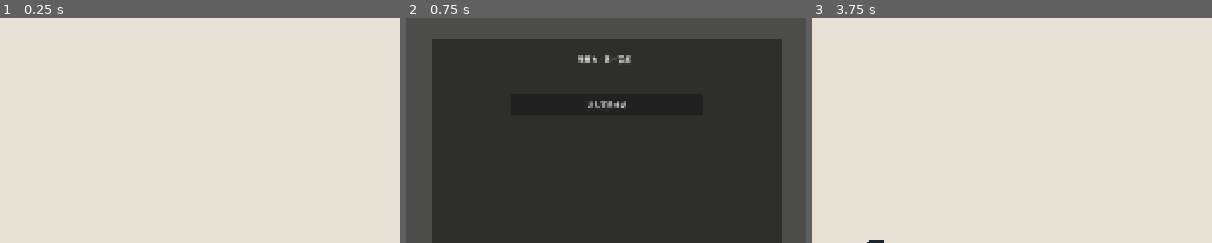
Above: before the commit, frames 1-3 (left to right).
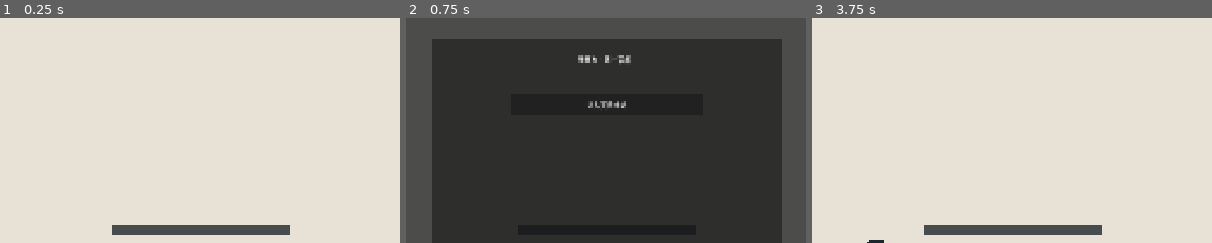
Above: after the commit, the same moments.

Repository: IcecreamDemon/twelve-zodiac-godot-demo
Game: Godot game, scene res://scenes/boot/main.tscn
Two runs of this game, one before a commit and one after it. Both use one fixed random seed, a clock stepped at 60 frames per second and the inputs below.
Inputs (mouse positions are % of the whole screen's width and height, from its top left):
- Up to frame 1 (0.25 s): no input
- Up to frame 2 (0.75 s): click "继续" at 0.5 s
- Up to frame 3 (3.75 s): click "进入天兵哨站" at 1.25 s; tap Enter at 2 s; move the mouse to (72, 45) at 2.02 s; hold D (move_right) 2.03-2.75 s; tap F (burrow) at 2.1, 3.6 s; click (72, 45) at 2.17 s; tap Space (jump) at 2.27, 3.5 s; drag from (30, 55) to (50, 85) at 2.77 s; move the mouse to (60, 28) at 3.52 s; hold D (move_right) from 3.53 s (still down)
The pictures show only the part of the screen within x 25-75%, y 19-69%; the shares and areas given below are measured in that part.

The runs differ from the first frame. In frame 1, 2.0% of the frame differs, in the area x 28-73%, y 92-97%; in frame 2, less than 0.1%; in frame 3, 2.0%.

Commit message:
feat: add attack motion and one-way platform

Diff:
--- a/resources/attacks/short_blade/short_counter_1.tres
+++ b/resources/attacks/short_blade/short_counter_1.tres
@@ -13,6 +13,7 @@
 hitbox_offset = Vector2(48, -44)
 hitbox_size = Vector2(72, 54)
 knockback = Vector2(70, 0)
+forward_motion_speed = 25.0
 hitstun_frames = 8
 shi_gain_on_hit = 8.0
 screen_shake_strength = 0.12
--- a/resources/attacks/short_blade/short_counter_2.tres
+++ b/resources/attacks/short_blade/short_counter_2.tres
@@ -13,6 +13,7 @@
 hitbox_offset = Vector2(40, -48)
 hitbox_size = Vector2(72, 54)
 knockback = Vector2(70, 0)
+forward_motion_speed = 25.0
 hitstun_frames = 8
 shi_gain_on_hit = 8.0
 screen_shake_strength = 0.12
--- a/resources/attacks/short_blade/short_counter_3.tres
+++ b/resources/attacks/short_blade/short_counter_3.tres
@@ -12,6 +12,7 @@
 hitbox_offset = Vector2(54, -42)
 hitbox_size = Vector2(72, 54)
 knockback = Vector2(70, 0)
+forward_motion_speed = 25.0
 hitstun_frames = 8
 shi_gain_on_hit = 8.0
 screen_shake_strength = 0.12
--- a/resources/attacks/short_blade/short_forward.tres
+++ b/resources/attacks/short_blade/short_forward.tres
@@ -14,6 +14,7 @@
 hitbox_offset = Vector2(62, -42)
 hitbox_size = Vector2(92, 56)
 knockback = Vector2(180, 0)
+forward_motion_speed = 155.0
 hitstun_frames = 16
 shi_gain_on_hit = 12.0
 shi_cost = 15.0
--- a/resources/attacks/short_blade/short_heavy.tres
+++ b/resources/attacks/short_blade/short_heavy.tres
@@ -15,6 +15,7 @@
 hitbox_offset = Vector2(52, -46)
 hitbox_size = Vector2(90, 64)
 knockback = Vector2(180, -80)
+forward_motion_speed = 85.0
 hitstun_frames = 18
 knockdown_frames = 30
 reaction_type = 2
--- a/resources/attacks/short_blade/short_l1.tres
+++ b/resources/attacks/short_blade/short_l1.tres
@@ -14,6 +14,7 @@
 hitbox_offset = Vector2(42, -44)
 hitbox_size = Vector2(66, 52)
 knockback = Vector2(80, 0)
+forward_motion_speed = 38.0
 hitstun_frames = 10
 shi_cost = 8.0
 screen_shake_strength = 0.12
--- a/resources/attacks/short_blade/short_l2.tres
+++ b/resources/attacks/short_blade/short_l2.tres
@@ -13,6 +13,7 @@
 hitbox_offset = Vector2(46, -44)
 hitbox_size = Vector2(72, 54)
 knockback = Vector2(90, 0)
+forward_motion_speed = 32.0
 hitstun_frames = 11
 shi_cost = 8.0
 screen_shake_strength = 0.12
--- a/resources/attacks/short_blade/short_neutral.tres
+++ b/resources/attacks/short_blade/short_neutral.tres
@@ -11,6 +11,7 @@
 posture_damage = 12.0
 hitbox_offset = Vector2(48, -44)
 hitbox_size = Vector2(78, 56)
+forward_motion_speed = 70.0
 hitstun_frames = 14
 shi_gain_on_hit = 12.0
 shi_cost = 12.0
--- a/resources/attacks/short_blade/short_switch.tres
+++ b/resources/attacks/short_blade/short_switch.tres
@@ -13,6 +13,7 @@
 hitbox_offset = Vector2(38, -44)
 hitbox_size = Vector2(62, 50)
 knockback = Vector2(70, 0)
+forward_motion_speed = 55.0
 hitstun_frames = 9
 shi_gain_on_hit = 8.0
 shi_cost = 8.0
--- a/resources/attacks/short_blade/short_up.tres
+++ b/resources/attacks/short_blade/short_up.tres
@@ -14,6 +14,7 @@
 hitbox_size = Vector2(68, 76)
 knockback = Vector2(90, -380)
 launch_velocity = Vector2(110, -430)
+forward_motion_speed = 35.0
 hitstun_frames = 20
 reaction_type = 1
 juggle_cost = 1
--- a/resources/attacks/spear/spear_counter.tres
+++ b/resources/attacks/spear/spear_counter.tres
@@ -13,6 +13,7 @@
 hitbox_offset = Vector2(92, -42)
 hitbox_size = Vector2(72, 54)
 knockback = Vector2(70, 0)
+forward_motion_speed = 25.0
 hitstun_frames = 8
 shi_gain_on_hit = 8.0
 screen_shake_strength = 0.12
--- a/resources/attacks/spear/spear_forward.tres
+++ b/resources/attacks/spear/spear_forward.tres
@@ -14,6 +14,7 @@
 hitbox_offset = Vector2(108, -42)
 hitbox_size = Vector2(150, 54)
 knockback = Vector2(230, 0)
+forward_motion_speed = 155.0
 hitstun_frames = 18
 shi_gain_on_hit = 12.0
 shi_cost = 15.0
--- a/resources/attacks/spear/spear_heavy.tres
+++ b/resources/attacks/spear/spear_heavy.tres
@@ -15,6 +15,7 @@
 hitbox_offset = Vector2(92, -42)
 hitbox_size = Vector2(142, 58)
 knockback = Vector2(230, -70)
+forward_motion_speed = 85.0
 hitstun_frames = 20
 knockdown_frames = 32
 reaction_type = 2
--- a/resources/attacks/spear/spear_l1.tres
+++ b/resources/attacks/spear/spear_l1.tres
@@ -12,5 +12,6 @@
 hitbox_offset = Vector2(68, -42)
 hitbox_size = Vector2(104, 48)
 knockback = Vector2(110, 0)
+forward_motion_speed = 38.0
 shi_cost = 8.0
 screen_shake_strength = 0.12
--- a/resources/attacks/spear/spear_l2.tres
+++ b/resources/attacks/spear/spear_l2.tres
@@ -13,6 +13,7 @@
 posture_damage = 11.0
 hitbox_offset = Vector2(76, -42)
 hitbox_size = Vector2(116, 50)
+forward_motion_speed = 32.0
 hitstun_frames = 13
 shi_cost = 8.0
 screen_shake_strength = 0.12
--- a/resources/attacks/spear/spear_neutral.tres
+++ b/resources/attacks/spear/spear_neutral.tres
@@ -14,6 +14,7 @@
 hitbox_offset = Vector2(90, -42)
 hitbox_size = Vector2(132, 52)
 knockback = Vector2(150, 0)
+forward_motion_speed = 70.0
 hitstun_frames = 15
 shi_gain_on_hit = 12.0
 shi_cost = 12.0
--- a/resources/attacks/spear/spear_switch.tres
+++ b/resources/attacks/spear/spear_switch.tres
@@ -12,6 +12,7 @@
 hitbox_offset = Vector2(54, -42)
 hitbox_size = Vector2(88, 50)
 knockback = Vector2(-90, 0)
+forward_motion_speed = 55.0
 hitstun_frames = 10
 shi_gain_on_hit = 8.0
 shi_cost = 8.0
--- a/resources/attacks/spear/spear_up.tres
+++ b/resources/attacks/spear/spear_up.tres
@@ -14,6 +14,7 @@
 hitbox_size = Vector2(94, 92)
 knockback = Vector2(90, -390)
 launch_velocity = Vector2(100, -450)
+forward_motion_speed = 35.0
 hitstun_frames = 22
 reaction_type = 1
 juggle_cost = 1
--- a/resources/weapons/short_blade.tres
+++ b/resources/weapons/short_blade.tres
@@ -73,6 +73,7 @@
 hitbox_offset = Vector2(48, -44)
 hitbox_size = Vector2(72, 54)
 knockback = Vector2(70, 0)
+forward_motion_speed = 25.0
 hitstun_frames = 8
 shi_gain_on_hit = 8.0
 screen_shake_strength = 0.12
@@ -88,6 +89,7 @@
 hitbox_offset = Vector2(40, -48)
 hitbox_size = Vector2(72, 54)
 knockback = Vector2(70, 0)
+forward_motion_speed = 25.0
 hitstun_frames = 8
 shi_gain_on_hit = 8.0
 screen_shake_strength = 0.12
@@ -102,6 +104,7 @@
 hitbox_offset = Vector2(54, -42)
 hitbox_size = Vector2(72, 54)
 knockback = Vector2(70, 0)
+forward_motion_speed = 25.0
 hitstun_frames = 8
 shi_gain_on_hit = 8.0
 screen_shake_strength = 0.12
@@ -118,6 +121,7 @@
 hitbox_offset = Vector2(62, -42)
 hitbox_size = Vector2(92, 56)
 knockback = Vector2(180, 0)
+forward_motion_speed = 155.0
 hitstun_frames = 16
 shi_gain_on_hit = 12.0
 shi_cost = 15.0
@@ -158,6 +162,7 @@
 hitbox_offset = Vector2(52, -46)
 hitbox_size = Vector2(90, 64)
 knockback = Vector2(180, -80)
+forward_motion_speed = 85.0
 hitstun_frames = 18
 knockdown_frames = 30
 reaction_type = 2
@@ -178,6 +183,7 @@
 hitbox_offset = Vector2(42, -44)
 hitbox_size = Vector2(66, 52)
 knockback = Vector2(80, 0)
+forward_motion_speed = 38.0
 hitstun_frames = 10
 shi_cost = 8.0
 screen_shake_strength = 0.12
@@ -193,6 +199,7 @@
 hitbox_offset = Vector2(46, -44)
 hitbox_size = Vector2(72, 54)
 knockback = Vector2(90, 0)
+forward_motion_speed = 32.0
 hitstun_frames = 11
 shi_cost = 8.0
 screen_shake_strength = 0.12
@@ -206,6 +213,7 @@
 posture_damage = 12.0
 hitbox_offset = Vector2(48, -44)
 hitbox_size = Vector2(78, 56)
+forward_motion_speed = 70.0
 hitstun_frames = 14
 shi_gain_on_hit = 12.0
 shi_cost = 12.0
@@ -223,6 +231,7 @@
 hitbox_offset = Vector2(38, -44)
 hitbox_size = Vector2(62, 50)
 knockback = Vector2(70, 0)
+forward_motion_speed = 55.0
 hitstun_frames = 9
 shi_gain_on_hit = 8.0
 shi_cost = 8.0
@@ -240,6 +249,7 @@
 hitbox_size = Vector2(68, 76)
 knockback = Vector2(90, -380)
 launch_velocity = Vector2(110, -430)
+forward_motion_speed = 35.0
 hitstun_frames = 20
 reaction_type = 1
 juggle_cost = 1
--- a/resources/weapons/spear.tres
+++ b/resources/weapons/spear.tres
@@ -72,6 +72,7 @@
 hitbox_offset = Vector2(92, -42)
 hitbox_size = Vector2(72, 54)
 knockback = Vector2(70, 0)
+forward_motion_speed = 25.0
 hitstun_frames = 8
 shi_gain_on_hit = 8.0
 screen_shake_strength = 0.12
@@ -88,6 +89,7 @@
 hitbox_offset = Vector2(108, -42)
 hitbox_size = Vector2(150, 54)
 knockback = Vector2(230, 0)
+forward_motion_speed = 155.0
 hitstun_frames = 18
 shi_gain_on_hit = 12.0
 shi_cost = 15.0
@@ -128,6 +130,7 @@
 hitbox_offset = Vector2(92, -42)
 hitbox_size = Vector2(142, 58)
 knockback = Vector2(230, -70)
+forward_motion_speed = 85.0
 hitstun_frames = 20
 knockdown_frames = 32
 reaction_type = 2
@@ -146,6 +149,7 @@
 hitbox_offset = Vector2(68, -42)
 hitbox_size = Vector2(104, 48)
 knockback = Vector2(110, 0)
+forward_motion_speed = 38.0
 shi_cost = 8.0
 screen_shake_strength = 0.12
 
@@ -160,6 +164,7 @@
 posture_damage = 11.0
 hitbox_offset = Vector2(76, -42)
 hitbox_size = Vector2(116, 50)
+forward_motion_speed = 32.0
 hitstun_frames = 13
 shi_cost = 8.0
 screen_shake_strength = 0.12
@@ -176,6 +181,7 @@
 hitbox_offset = Vector2(90, -42)
 hitbox_size = Vector2(132, 52)
 knockback = Vector2(150, 0)
+forward_motion_speed = 70.0
 hitstun_frames = 15
 shi_gain_on_hit = 12.0
 shi_cost = 12.0
@@ -192,6 +198,7 @@
 hitbox_offset = Vector2(54, -42)
 hitbox_size = Vector2(88, 50)
 knockback = Vector2(-90, 0)
+forward_motion_speed = 55.0
 hitstun_frames = 10
 shi_gain_on_hit = 8.0
 shi_cost = 8.0
@@ -209,6 +216,7 @@
 hitbox_size = Vector2(94, 92)
 knockback = Vector2(90, -390)
 launch_velocity = Vector2(100, -450)
+forward_motion_speed = 35.0
 hitstun_frames = 22
 reaction_type = 1
 juggle_cost = 1
--- a/scenes/flow/demo_flow.tscn
+++ b/scenes/flow/demo_flow.tscn
@@ -9,6 +9,9 @@
 
 [sub_resource type="RectangleShape2D" id="RectangleShape2D_ground"]
 size = Vector2(1920, 120)
+
+[sub_resource type="RectangleShape2D" id="RectangleShape2D_platform"]
+size = Vector2(420, 24)
 
 [node name="DemoFlow" type="Node2D"]
 script = ExtResource("2_flow")
@@ -32,6 +35,19 @@
 [node name="GroundVisual" type="Polygon2D" parent="Ground"]
 polygon = PackedVector2Array(-960, -60, 960, -60, 960, 60, -960, 60)
 color = Color(0.12, 0.14, 0.16, 1)
+
+[node name="Platform" type="StaticBody2D" parent="."]
+position = Vector2(960, 720)
+collision_layer = 1
+collision_mask = 0
+
+[node name="CollisionShape2D" type="CollisionShape2D" parent="Platform"]
+one_way_collision = true
+shape = SubResource("RectangleShape2D_platform")
+
+[node name="PlatformVisual" type="Polygon2D" parent="Platform"]
+polygon = PackedVector2Array(-210, -12, 210, -12, 210, 12, -210, 12)
+color = Color(0.28, 0.3, 0.31, 1)
 
 [node name="BurrowSurface" type="Area2D" parent="."]
 position = Vector2(960, 920)
--- a/scenes/tests/combat_lab.tscn
+++ b/scenes/tests/combat_lab.tscn
@@ -60,6 +60,7 @@
 collision_mask = 0
 
 [node name="CollisionShape2D" type="CollisionShape2D" parent="Platform"]
+one_way_collision = true
 shape = SubResource("RectangleShape2D_platform")
 
 [node name="PlatformVisual" type="Polygon2D" parent="Platform"]
--- a/scripts/actors/player/player_controller.gd
+++ b/scripts/actors/player/player_controller.gd
@@ -249,6 +249,11 @@
 	if attack_mode == ATTACK_AIR_SLAM:
 		velocity.x = move_toward(velocity.x, 0.0, 300.0 * delta)
 		velocity.y = maxf(velocity.y, 520.0)
+	elif (
+		current_attack_data.forward_motion_speed > 0.0
+		and state_machine.frames_in_state <= current_attack_data.startup_frames + current_attack_data.active_frames
+	):
+		velocity.x = current_attack_data.forward_motion_speed * float(facing_direction)
 	else:
 		velocity.x = move_toward(velocity.x, 0.0, ground_deceleration * delta)
 
--- a/scripts/data/attack_data.gd
+++ b/scripts/data/attack_data.gd
@@ -26,6 +26,7 @@
 @export var hitbox_size: Vector2 = Vector2(64.0, 48.0)
 @export var knockback: Vector2 = Vector2(120.0, 0.0)
 @export var launch_velocity: Vector2 = Vector2(120.0, -420.0)
+@export_range(0.0, 600.0, 1.0) var forward_motion_speed: float = 0.0
 @export_range(0, 120, 1) var hitstun_frames: int = 12
 @export_range(0, 240, 1) var knockdown_frames: int = 28
 @export var reaction_type: ReactionType = ReactionType.STUN
--- /dev/null
+++ b/tests/combat/attack_forward_motion_test.gd
@@ -0,0 +1,39 @@
+extends SceneTree
+
+const COMBAT_LAB_SCENE := preload("res://scenes/tests/combat_lab.tscn")
+
+
+func _initialize() -> void:
+	_run.call_deferred()
+
+
+func _run() -> void:
+	var failures: Array[String] = []
+	var lab := COMBAT_LAB_SCENE.instantiate()
+	root.add_child(lab)
+	await process_frame
+	await physics_frame
+
+	var player := lab.get_node("Player") as PlayerController
+	var attack := player._current_weapon().forward_finisher
+	player.shi.current_shi = player.shi.max_shi
+	player.facing_direction = 1
+	var start_x := player.global_position.x
+	player._start_attack(attack, PlayerController.ATTACK_LIGHT, false)
+
+	for _frame: int in range(attack.startup_frames + attack.active_frames):
+		await physics_frame
+
+	if player.global_position.x < start_x + 15.0:
+		failures.append("Forward finisher did not move the player forward visibly.")
+	if attack.forward_motion_speed <= 0.0:
+		failures.append("Forward finisher has no configured attack motion.")
+
+	if failures.is_empty():
+		print("ATTACK MOTION TEST PASS: attacks move the player forward.")
+		quit(0)
+		return
+
+	for failure: String in failures:
+		push_error(failure)
+	quit(1)
--- /dev/null
+++ b/tests/flow/platform_structure_test.gd
@@ -0,0 +1,30 @@
+extends SceneTree
+
+const FLOW_SCENE := preload("res://scenes/flow/demo_flow.tscn")
+
+
+func _initialize() -> void:
+	_run.call_deferred()
+
+
+func _run() -> void:
+	var failures: Array[String] = []
+	var flow := FLOW_SCENE.instantiate()
+	await process_frame
+	var platform := flow.get_node_or_null("Platform") as StaticBody2D
+	if platform == null:
+		failures.append("Demo Flow is missing its platform.")
+	else:
+		var shape := platform.get_node("CollisionShape2D") as CollisionShape2D
+		if shape == null or not shape.one_way_collision:
+			failures.append("Demo Flow platform is not one-way collision.")
+	flow.free()
+
+	if failures.is_empty():
+		print("PLATFORM TEST PASS: Demo Flow platform uses one-way collision.")
+		quit(0)
+		return
+
+	for failure: String in failures:
+		push_error(failure)
+	quit(1)
--- a/tools/generate_weapon_resources.gd
+++ b/tools/generate_weapon_resources.gd
@@ -606,6 +606,7 @@
 	attack.qi_cost = 0.0
 	_apply_attack_shi_cost(attack_id, attack)
 	_apply_player_attack_feedback(attack_id, attack)
+	_apply_player_attack_motion(attack_id, attack)
 
 	var directory := SHORT_BLADE_DIR if weapon_dir == "short_blade" else SPEAR_DIR
 	ResourceSaver.save(attack, "%s%s.tres" % [directory, attack_id])
@@ -658,6 +659,29 @@
 		attack.screen_shake_strength = 0.12
 
 
+func _apply_player_attack_motion(attack_id: String, attack: AttackData) -> void:
+	if attack_id.contains("air_") or attack_id.contains("ground_finisher") or attack_id.contains("burrow_emerge"):
+		attack.forward_motion_speed = 0.0
+	elif attack_id.contains("forward"):
+		attack.forward_motion_speed = 155.0
+	elif attack_id.contains("heavy"):
+		attack.forward_motion_speed = 85.0
+	elif attack_id.contains("neutral"):
+		attack.forward_motion_speed = 70.0
+	elif attack_id.contains("up"):
+		attack.forward_motion_speed = 35.0
+	elif attack_id.contains("switch"):
+		attack.forward_motion_speed = 55.0
+	elif attack_id.contains("counter"):
+		attack.forward_motion_speed = 25.0
+	elif attack_id.ends_with("_l1"):
+		attack.forward_motion_speed = 38.0
+	elif attack_id.ends_with("_l2"):
+		attack.forward_motion_speed = 32.0
+	else:
+		attack.forward_motion_speed = 0.0
+
+
 func _counter_attack(
 	attack_id: String,
 	weapon_dir: String,
Not shown, added: tests/combat/attack_forward_motion_test.gd.uid
Not shown, added: tests/flow/platform_structure_test.gd.uid
Not shown, changed: AGENTS.md
